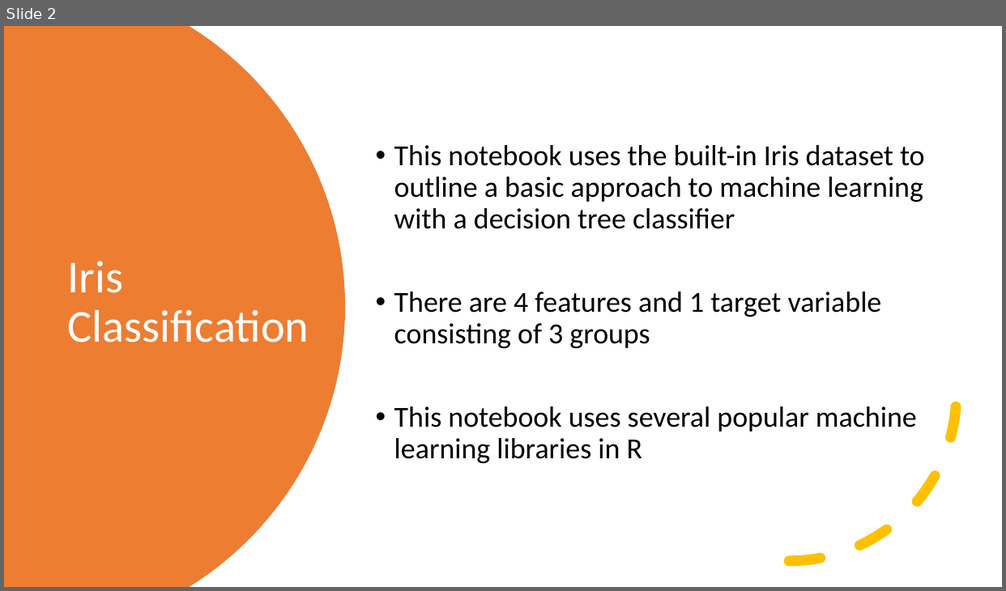
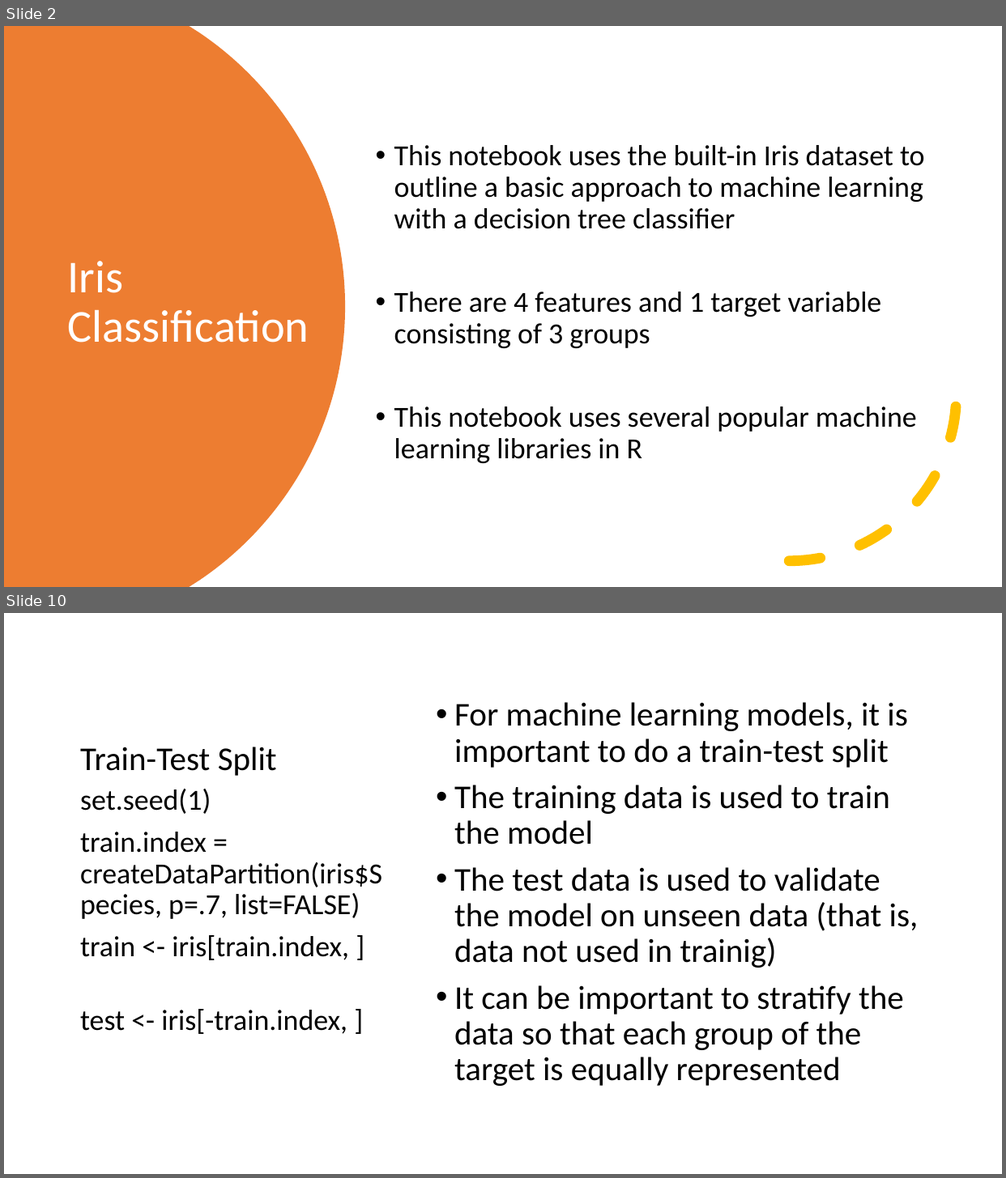
Before and after one commit to dlumian/R_Intro_Fall_2022, a slide deck: supplemental_topics/R_Iris_Examples.pptx. Shown one above the other, each under a label of ours: slide 2 before the commit, slides 2 and 10 after it; the slides between them are not shown. The pictures are 1006x591 and 1006x1178 pixels, drawn with LibreOffice and Linux fonts; fonts in the diff are those of the drawing. Boxes give left, top, right and bottom in pixels: in the first picture for what was removed or moved away, otherwise in the second. Text is boxed around its words. In the diff, an @@ line names an element or a change of style, - is before the commit and + after.

Commit message:
Updated notebook for Iris Decision Tree Model in R

```diff
--- a/supplemental_topics/R_Iris_Examples.pptx
+++ b/supplemental_topics/R_Iris_Examples.pptx
@@ slide 10 added at [4,613,1002,1174], background #FFFFFF @@
@@ text added at [454,702,918,1086], 32 pt, text #000000 @@
+• For machine learning models, it is important to do a train-test split
+• The training data is used to train the model
+• The test data is used to validate the model on unseen data (that is, data not used in trainig)
+• It can be important to stratify the data so that each group of the target is equally represented
@@ title added at [80,747,277,776], 32 pt, text #000000 @@
+Train-Test Split
@@ text added at [80,789,382,1034], 28 pt, text #000000 @@
+set.seed(1)
+train.index = createDataPartition(iris$Species, p=.7, list=FALSE)
+train <- iris[train.index, ]
+test <- iris[-train.index, ]
```
Also in this commit, not shown: 2 slides changed, 11 other slides added, 6 other files.
